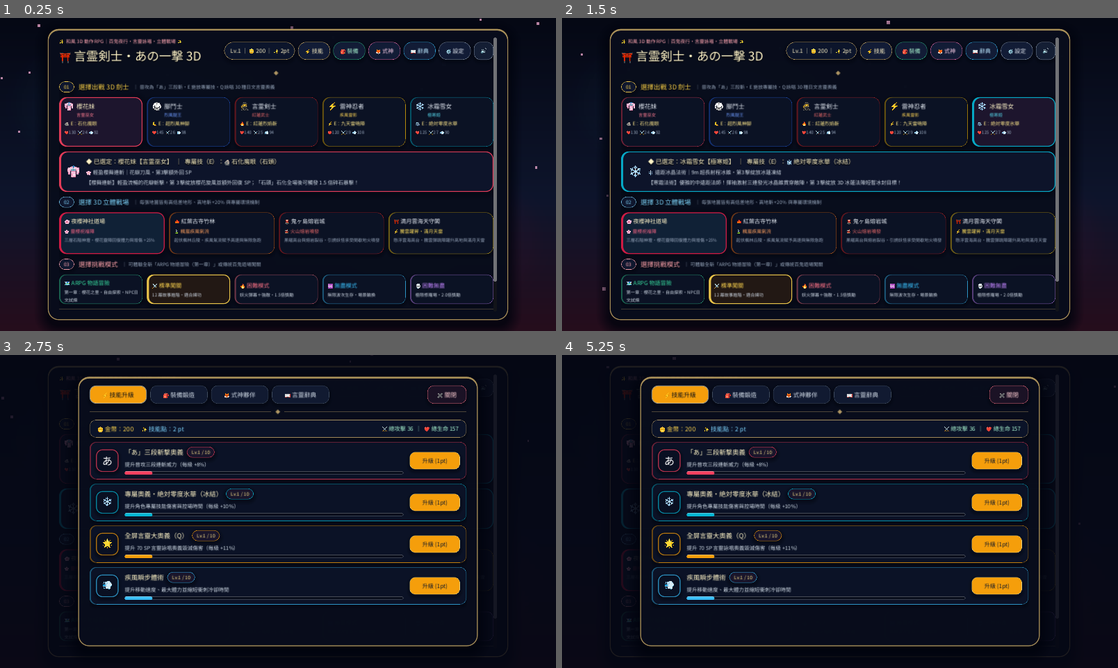
Above: before the commit, frames 1-4 (two rows, left to right).
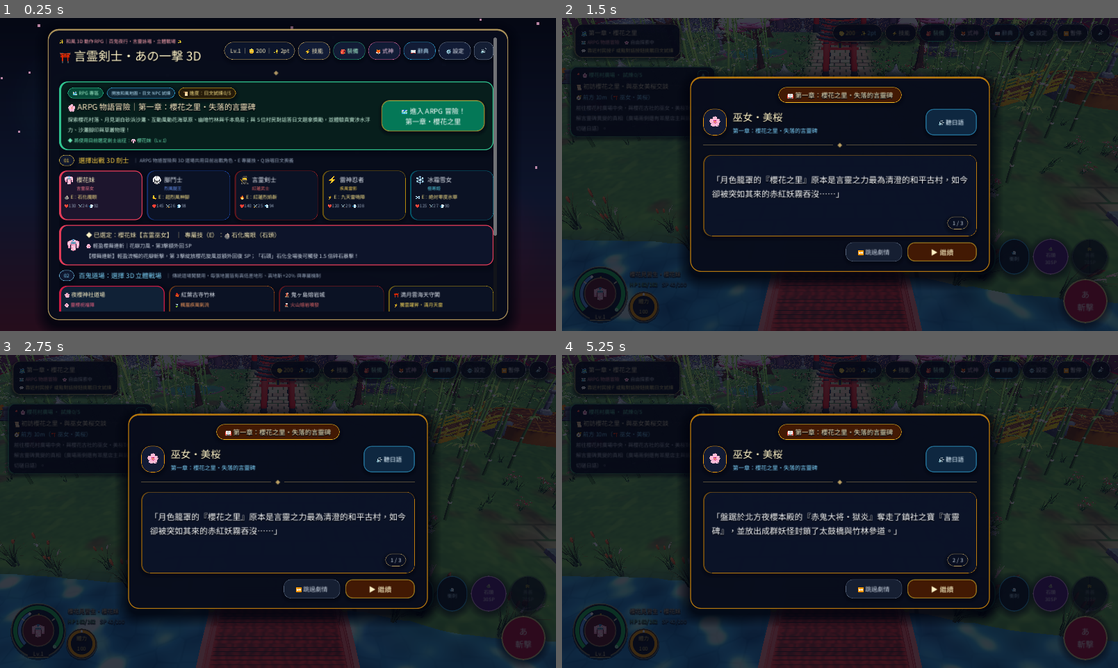
Above: after the commit, the same moments.

Repository: chensc1129/kotodama-3d-rpg
Game: Godot game, scene res://scenes/main_menu.tscn
Same seed, same stepped clock (60 frames per second), same inputs: the game is played once before the commit and once after it.
Inputs (mouse positions are in pixels of both pictures, inside the frame that each line leads up to):
- Up to frame 1 (0.25 s): no input
- Up to frame 2 (1.5 s): click (995, 115) at 0.5 s, where only the run after the commit has a clickable "🗺️ 進入 ARPG 冒險！ 第一章・櫻花之里"; click (990, 330) at 1.25 s, where only the run before the commit has a clickable "⚔️ 進入 3D 道場開戰！"
- Up to frame 3 (2.75 s): click "⚡ 技能" at 2 s
- Up to frame 4 (5.25 s): click "🎒 裝備" at 2.75 s; click "🦊 式神" at 3.5 s; click "📖 辭典" at 4.25 s; tap Enter at 5 s; move the mouse to (962, 495) at 5.02 s; hold D (move_right) from 5.03 s (still down); hold J (attack) from 5.03 s (still down); click (962, 495) at 5.17 s

The runs differ from the first frame. In frame 1, 19% of the frame differs, in the area x 10-90%, y 20-94%; in frame 2, 51%; in frame 3, 55%; in frame 4, 55%, in the area x 0-100%, y 0-100%.

Commit message:
feat: add dedicated ARPG Story Adventure section and one-tap launch buttons to MainMenu

Diff:
--- a/scripts/main_menu.gd
+++ b/scripts/main_menu.gd
@@ -9,6 +9,12 @@
 var _name_input: LineEdit
 var _stats_badge_lbl: Label
 var _audio_btn: Button
+var _arpg_section_panel: PanelContainer
+var _arpg_progress_lbl: Label
+var _arpg_hero_hint_lbl: Label
+var _arpg_launch_btn: Button
+var _footer_arpg_btn: Button
+var _last_arena_mode: String = "normal"
 var _char_grid: GridContainer
 var _hero_spotlight_panel: PanelContainer
 var _hero_spotlight_icon: Label
@@ -32,6 +38,8 @@
 	get_tree().paused = false
 	Input.set_mouse_mode(Input.MOUSE_MODE_VISIBLE)
 	GameState.reset_battle_state()
+	if not GameState.is_arpg_mode():
+		_last_arena_mode = String(GameState.player.get("mode", "normal"))
 	set_anchors_and_offsets_preset(Control.PRESET_FULL_RECT)
 	_build_ui()
 	GameState.state_changed.connect(refresh)
@@ -209,8 +217,72 @@
 
 	vbox.add_child(UiStyle.make_ornament_divider("#e6c37a", 0.45))
 
+	# ==================== DEDICATED ARPG STORY ADVENTURE ZONE ====================
+	_arpg_section_panel = PanelContainer.new()
+	_arpg_section_panel.add_theme_stylebox_override("panel", UiStyle.make_accent_card("#071f1c", "#34d399", true, 18, 20, 14))
+	vbox.add_child(_arpg_section_panel)
+
+	var arpg_row := HBoxContainer.new()
+	arpg_row.add_theme_constant_override("separation", 16)
+	arpg_row.alignment = BoxContainer.ALIGNMENT_CENTER
+	_arpg_section_panel.add_child(arpg_row)
+
+	var arpg_info := VBoxContainer.new()
+	arpg_info.size_flags_horizontal = Control.SIZE_EXPAND_FILL
+	arpg_info.add_theme_constant_override("separation", 5)
+	arpg_row.add_child(arpg_info)
+
+	var arpg_badge_row := HBoxContainer.new()
+	arpg_badge_row.add_theme_constant_override("separation", 8)
+	arpg_info.add_child(arpg_badge_row)
+
+	arpg_badge_row.add_child(UiStyle.make_badge_pill("🗺️ RPG 專區", "#064e3b", "#34d399", "#a7f3d0", 14 if is_mob else 11))
+	arpg_badge_row.add_child(UiStyle.make_badge_pill("開放和風地圖・日文 NPC 試煉", "#102838", "#38bdf8", "#bae6fd", 13 if is_mob else 10))
+
+	var prog_pill := PanelContainer.new()
+	prog_pill.add_theme_stylebox_override("panel", UiStyle.make_pill("#291c09", 0.92, "#fbbf24", 0.72, 11, 4))
+	_arpg_progress_lbl = Label.new()
+	_arpg_progress_lbl.add_theme_font_size_override("font_size", 13 if is_mob else 11)
+	_arpg_progress_lbl.add_theme_color_override("font_color", Color.html("#fde68a"))
+	prog_pill.add_child(_arpg_progress_lbl)
+	arpg_badge_row.add_child(prog_pill)
+
+	var arpg_title := Label.new()
+	arpg_title.text = "🌸 ARPG 物語冒險｜第一章：櫻花之里・失落的言靈碑"
+	arpg_title.add_theme_font_size_override("font_size", 24 if is_mob else 18)
+	arpg_title.add_theme_color_override("font_color", Color.html("#fef3c7"))
+	UiStyle.style_label_shadow(arpg_title, 0.78, 1)
+	arpg_info.add_child(arpg_title)
+
+	var arpg_desc := Label.new()
+	arpg_desc.text = "探索櫻花村落、月見湖白砂浜沙灘、互動風動花海草原、幽暗竹林與千本鳥居；與 5 位村民對話答日文題拿獎勵，並體驗真實涉水浮力、沙灘腳印與草叢物理！"
+	arpg_desc.autowrap_mode = TextServer.AUTOWRAP_WORD_SMART
+	arpg_desc.add_theme_font_size_override("font_size", 16 if is_mob else 12)
+	arpg_desc.add_theme_color_override("font_color", Color.html("#d1fae5"))
+	arpg_info.add_child(arpg_desc)
+
+	_arpg_hero_hint_lbl = Label.new()
+	_arpg_hero_hint_lbl.add_theme_font_size_override("font_size", 14 if is_mob else 11)
+	_arpg_hero_hint_lbl.add_theme_color_override("font_color", Color.html("#6ee7b7"))
+	arpg_info.add_child(_arpg_hero_hint_lbl)
+
+	var arpg_cta_col := VBoxContainer.new()
+	arpg_cta_col.size_flags_vertical = Control.SIZE_SHRINK_CENTER
+	arpg_cta_col.alignment = BoxContainer.ALIGNMENT_CENTER
+	arpg_cta_col.add_theme_constant_override("separation", 5)
+	arpg_row.add_child(arpg_cta_col)
+
+	_arpg_launch_btn = Button.new()
+	_arpg_launch_btn.focus_mode = Control.FOCUS_NONE
+	_arpg_launch_btn.text = "🗺️ 進入 ARPG 冒險！\n第一章・櫻花之里"
+	_arpg_launch_btn.custom_minimum_size = Vector2(280 if is_mob else 238, 86 if is_mob else 72)
+	_arpg_launch_btn.add_theme_font_size_override("font_size", 21 if is_mob else 16)
+	UiStyle.apply_button(_arpg_launch_btn, "#047857", "#fde047", "#ffffff", 18, 2, 1.0)
+	_arpg_launch_btn.pressed.connect(_on_start_arpg_pressed)
+	arpg_cta_col.add_child(_arpg_launch_btn)
+
 	# ==================== STEP 1: CHARACTERS ====================
-	vbox.add_child(_make_section_header("01", "選擇出戰 3D 劍士", "普攻為「あ」三段斬・E 施放專屬技・Q 詠唱 30 種日文言靈奧義", "#fcd34d", is_mob))
+	vbox.add_child(_make_section_header("01", "選擇出戰 3D 劍士", "ARPG 物語冒險與 3D 道場共用目前出戰角色・E 專屬技・Q 詠唱日文奧義", "#fcd34d", is_mob))
 
 	_char_grid = GridContainer.new()
 	_char_grid.columns = 2 if is_mob else 5
@@ -249,8 +321,8 @@
 	_hero_spotlight_desc.add_theme_color_override("font_color", Color.html("#cbd5e1"))
 	spot_v.add_child(_hero_spotlight_desc)
 
-	# ==================== STEP 2: STAGES ====================
-	vbox.add_child(_make_section_header("02", "選擇 3D 立體戰場", "每張地圖皆有高低差地形、高地斬 +20% 與專屬環境機制", "#7dd3fc", is_mob))
+	# ==================== STEP 2: ARENA DOJO STAGES ====================
+	vbox.add_child(_make_section_header("02", "百鬼道場：選擇 3D 立體戰場", "傳統道場闖關用・每張地圖皆有高低差地形、高地斬 +20% 與專屬機制", "#7dd3fc", is_mob))
 
 	_stage_grid = GridContainer.new()
 	_stage_grid.columns = 2 if is_mob else 4
@@ -258,38 +330,38 @@
 	_stage_grid.add_theme_constant_override("v_separation", 10)
 	vbox.add_child(_stage_grid)
 
-	# ==================== STEP 3: MODES ====================
-	vbox.add_child(_make_section_header("03", "選擇挑戰模式", "可體驗全新「ARPG 物語冒險（第一章）」或傳統百鬼道場闖關", "#fda4af", is_mob))
+	# ==================== STEP 3: ARENA DOJO DIFFICULTY ====================
+	vbox.add_child(_make_section_header("03", "百鬼道場：選擇挑戰難度", "可選一般道場闖關或「♾️ 無盡道場」肉鴿祝福無限波次", "#fda4af", is_mob))
 
 	_mode_grid = GridContainer.new()
-	_mode_grid.columns = 2 if is_mob else 5
+	_mode_grid.columns = 2 if is_mob else 4
 	_mode_grid.add_theme_constant_override("h_separation", 10)
 	_mode_grid.add_theme_constant_override("v_separation", 10)
 	vbox.add_child(_mode_grid)
 
 	vbox.add_child(UiStyle.make_divider("#e6c37a", 0.25, 1))
 
-	# ==================== FOOTER: NAME + LAUNCH CTA ====================
+	# ==================== FOOTER: NAME + DUAL LAUNCH CTAs ====================
 	var footer_card := PanelContainer.new()
 	footer_card.add_theme_stylebox_override("panel", UiStyle.make_panel("#0b1326", 0.92, "#e8c474", 0.36, 18, 1, 16, 12, 10))
 	vbox.add_child(footer_card)
 
 	var footer := HBoxContainer.new()
-	footer.add_theme_constant_override("separation", 12)
+	footer.add_theme_constant_override("separation", 10)
 	footer_card.add_child(footer)
 
 	var name_lbl := Label.new()
 	name_lbl.text = "🏷️ 稱號："
 	name_lbl.size_flags_vertical = Control.SIZE_SHRINK_CENTER
-	name_lbl.add_theme_font_size_override("font_size", 19 if is_mob else 13)
+	name_lbl.add_theme_font_size_override("font_size", 18 if is_mob else 13)
 	name_lbl.add_theme_color_override("font_color", Color.html("#cbd5e1"))
 	footer.add_child(name_lbl)
 
 	_name_input = LineEdit.new()
 	_name_input.max_length = 12
-	_name_input.custom_minimum_size = Vector2(240 if is_mob else 190, 52 if is_mob else 40)
+	_name_input.custom_minimum_size = Vector2(200 if is_mob else 165, 52 if is_mob else 40)
 	_name_input.size_flags_vertical = Control.SIZE_SHRINK_CENTER
-	_name_input.add_theme_font_size_override("font_size", 19 if is_mob else 14)
+	_name_input.add_theme_font_size_override("font_size", 18 if is_mob else 14)
 	UiStyle.apply_line_edit(_name_input, "#e8c474")
 	_name_input.text_submitted.connect(func(_t: String) -> void: GameState.set_player_name(_name_input.text))
 	footer.add_child(_name_input)
@@ -297,9 +369,9 @@
 	var rand_btn := Button.new()
 	rand_btn.focus_mode = Control.FOCUS_NONE
 	rand_btn.text = "🎲 隨機"
-	rand_btn.custom_minimum_size = Vector2(120 if is_mob else 84, 52 if is_mob else 40)
+	rand_btn.custom_minimum_size = Vector2(106 if is_mob else 76, 52 if is_mob else 40)
 	rand_btn.size_flags_vertical = Control.SIZE_SHRINK_CENTER
-	rand_btn.add_theme_font_size_override("font_size", 18 if is_mob else 13)
+	rand_btn.add_theme_font_size_override("font_size", 17 if is_mob else 13)
 	UiStyle.apply_button(rand_btn, "#15203a", "#64748b", "#fde68a", 12, 1, 0.95)
 	rand_btn.pressed.connect(func() -> void:
 		var pick: String = GameData.RANDOM_NAMES[randi() % GameData.RANDOM_NAMES.size()]
@@ -311,9 +383,9 @@
 	var confirm_btn := Button.new()
 	confirm_btn.focus_mode = Control.FOCUS_NONE
 	confirm_btn.text = "儲存"
-	confirm_btn.custom_minimum_size = Vector2(96 if is_mob else 68, 52 if is_mob else 40)
+	confirm_btn.custom_minimum_size = Vector2(84 if is_mob else 62, 52 if is_mob else 40)
 	confirm_btn.size_flags_vertical = Control.SIZE_SHRINK_CENTER
-	confirm_btn.add_theme_font_size_override("font_size", 18 if is_mob else 13)
+	confirm_btn.add_theme_font_size_override("font_size", 17 if is_mob else 13)
 	UiStyle.apply_button(confirm_btn, "#1e293b", "#e8c474", "#fef3c7", 12, 1, 0.96)
 	confirm_btn.pressed.connect(func() -> void: GameState.set_player_name(_name_input.text))
 	footer.add_child(confirm_btn)
@@ -322,11 +394,20 @@
 	spacer.size_flags_horizontal = Control.SIZE_EXPAND_FILL
 	footer.add_child(spacer)
 
+	_footer_arpg_btn = Button.new()
+	_footer_arpg_btn.focus_mode = Control.FOCUS_NONE
+	_footer_arpg_btn.text = "🗺️ ARPG 物語冒險"
+	_footer_arpg_btn.custom_minimum_size = Vector2(240 if is_mob else 192, 64 if is_mob else 46)
+	_footer_arpg_btn.add_theme_font_size_override("font_size", 20 if is_mob else 15)
+	UiStyle.apply_button(_footer_arpg_btn, "#047857", "#6ee7b7", "#ffffff", 16, 2, 1.0)
+	_footer_arpg_btn.pressed.connect(_on_start_arpg_pressed)
+	footer.add_child(_footer_arpg_btn)
+
 	_start_btn = Button.new()
 	_start_btn.focus_mode = Control.FOCUS_NONE
 	_start_btn.text = "⚔️ 進入 3D 道場開戰！"
-	_start_btn.custom_minimum_size = Vector2(360 if is_mob else 268, 68 if is_mob else 48)
-	_start_btn.add_theme_font_size_override("font_size", 24 if is_mob else 16)
+	_start_btn.custom_minimum_size = Vector2(276 if is_mob else 218, 64 if is_mob else 46)
+	_start_btn.add_theme_font_size_override("font_size", 20 if is_mob else 15)
 	UiStyle.apply_button(_start_btn, "#be123c", "#fde68a", "#ffffff", 16, 2, 1.0)
 	_start_btn.pressed.connect(_on_start_battle_pressed)
 	footer.add_child(_start_btn)
@@ -419,12 +500,27 @@
 func refresh() -> void:
 	var is_mob := UiStyle.is_mobile_device()
 	var p := GameState.player
+	if not GameState.is_arpg_mode():
+		_last_arena_mode = String(p.get("mode", "normal"))
 
 	if _stats_badge_lbl != null:
 		_stats_badge_lbl.text = "Lv.%d ｜ 🪙 %d ｜ ✨ %dpt" % [int(p["level"]), int(p["gold"]), int(p["skill_points"])]
 
 	if _name_input != null and not _name_input.has_focus():
 		_name_input.text = String(p["name"])
+
+	# Dedicated ARPG Adventure Section live status
+	var cur_ch: Dictionary = GameData.get_character(p["char_id"])
+	if _arpg_progress_lbl != null:
+		var cleared_cnt: int = GameState.get_arpg_quiz_cleared_count()
+		var ch1_done: bool = bool(p.get("arpg_ch1", {}).get("chapter_cleared", false))
+		_arpg_progress_lbl.text = (
+			"🏆 第一章已通關 · 日文試煉 %d/5" % cleared_cnt
+			if ch1_done
+			else "📜 進度：日文試煉 %d/5" % cleared_cnt
+		)
+	if _arpg_hero_hint_lbl != null:
+		_arpg_hero_hint_lbl.text = "◆ 將使用目前選定劍士出征：%s %s（Lv.%d）" % [cur_ch["icon"], cur_ch["name"], int(p["level"])]
 
 	# 1. Structured Hero Cards + Spotlight
 	if _char_grid != null:
@@ -506,7 +602,6 @@
 			_char_grid.add_child(btn)
 
 	# Update Selected Hero Spotlight Banner
-	var cur_ch: Dictionary = GameData.get_character(p["char_id"])
 	if _hero_spotlight_panel != null:
 		var c_hex: String = String(cur_ch["color_primary"])
 		_hero_spotlight_panel.add_theme_stylebox_override("panel", UiStyle.make_accent_card("#0e152b", c_hex, true, 16, 18, 11))
@@ -517,7 +612,7 @@
 		var style_txt: String = String(cur_ch.get("combat_style", ""))
 		_hero_spotlight_desc.text = "%s\n%s" % [style_txt, String(cur_ch["desc"])] if not style_txt.is_empty() else String(cur_ch["desc"])
 
-	# 2. Structured Stage Cards
+	# 2. Structured Arena Dojo Stage Cards
 	if _stage_grid != null:
 		for c in _stage_grid.get_children():
 			c.queue_free()
@@ -572,12 +667,15 @@
 			btn.pressed.connect(func() -> void: GameState.set_stage(sid))
 			_stage_grid.add_child(btn)
 
-	# 3. Structured Mode Cards
+	# 3. Structured Arena Dojo Mode Cards (ARPG has its own dedicated hero section above!)
 	if _mode_grid != null:
 		for c in _mode_grid.get_children():
 			c.queue_free()
+		var active_arena_mode: String = _last_arena_mode if GameState.is_arpg_mode() else String(p["mode"])
 		for m in GameData.GAME_MODES:
-			var selected: bool = p["mode"] == m["id"]
+			if String(m["id"]) == "arpg_story":
+				continue
+			var selected: bool = active_arena_mode == m["id"]
 			var m_hex: String = String(m["color"])
 			var bg_hex := "#241914" if selected else "#0c1326"
 
@@ -618,25 +716,33 @@
 			mv.add_child(desc)
 
 			var mid: String = m["id"]
-			btn.pressed.connect(func() -> void: GameState.set_mode(mid))
+			btn.pressed.connect(func() -> void:
+				_last_arena_mode = mid
+				GameState.set_mode(mid)
+			)
 			_mode_grid.add_child(btn)
 
-	if _start_btn != null:
-		if GameState.is_arpg_mode():
-			_start_btn.text = "🗺️ 啟程！第一章：櫻花之里"
-			UiStyle.apply_button(_start_btn, "#047857", "#6ee7b7", "#ffffff", 16, 2, 1.0)
-			if _load_lbl != null:
-				_load_lbl.text = "⛩️ 正在前往「第一章：櫻花之里」和風冒險世界...\n請稍候片刻"
-		else:
-			_start_btn.text = "⚔️ 進入 3D 道場開戰！"
-			UiStyle.apply_button(_start_btn, "#be123c", "#fde68a", "#ffffff", 16, 2, 1.0)
-			if _load_lbl != null:
-				_load_lbl.text = "🌸 正在開啟 3D 道場與百鬼夜行戰場...\n請稍候片刻"
+
+func _on_start_arpg_pressed() -> void:
+	if _is_loading_game:
+		return
+	GameState.set_mode("arpg_story")
+	if _load_lbl != null:
+		_load_lbl.text = "⛩️ 正在前往「第一章：櫻花之里」和風開放冒險世界...\n請稍候片刻"
+	_launch_game_scene()
 
 
 func _on_start_battle_pressed() -> void:
 	if _is_loading_game:
 		return
+	if GameState.is_arpg_mode():
+		GameState.set_mode(_last_arena_mode if not _last_arena_mode.is_empty() else "normal")
+	if _load_lbl != null:
+		_load_lbl.text = "🌸 正在開啟 3D 道場與百鬼夜行戰場...\n請稍候片刻"
+	_launch_game_scene()
+
+
+func _launch_game_scene() -> void:
 	_is_loading_game = true
 
 	UiStyle.request_mobile_landscape_fullscreen()
Binary file changed: assets/fonts/noto_cjk_game.otf
